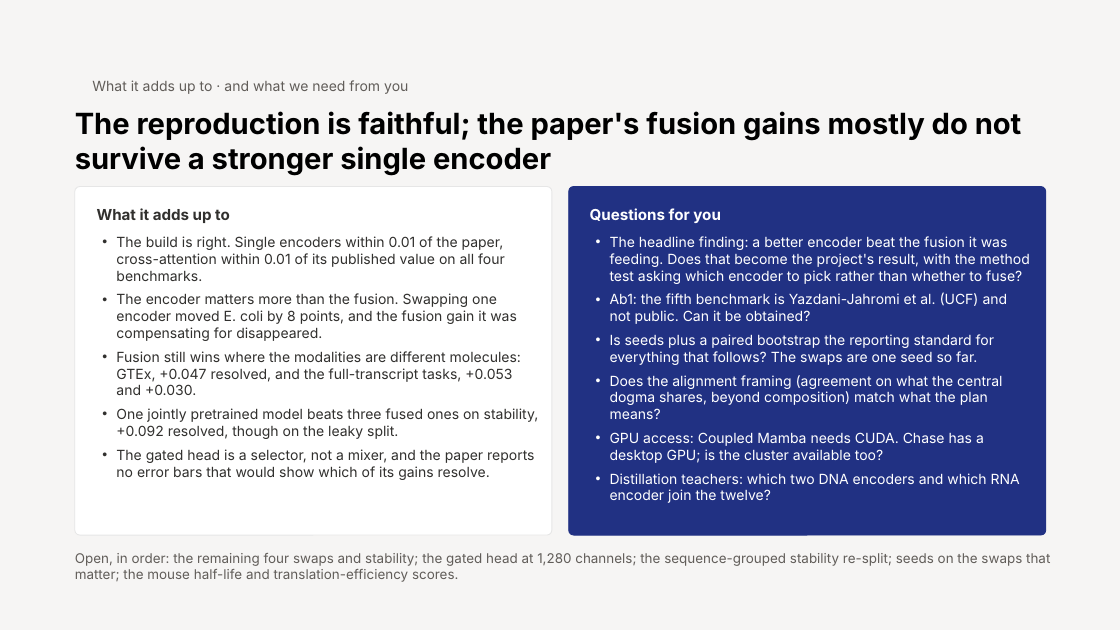
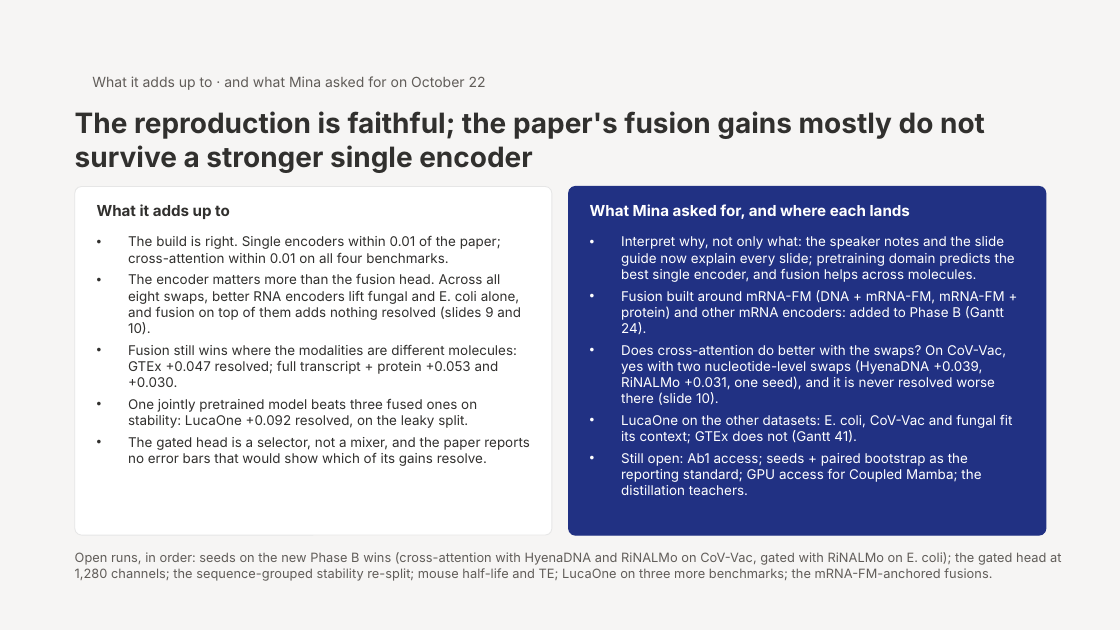
Before and after one commit to jtmckinley4/multimodal-bio-fusion, a slide deck: slide 14 of docs/notes/Slides/Mina_Progress_Slides_2026-10-22.pptx (slide 13 before the commit). Drawn at 1120x630 pixels with LibreOffice and Linux fonts; fonts in the diff are those of the drawing. Boxes give left, top, right and bottom in pixels: in the first picture for what was removed or moved away, otherwise in the second. Text is boxed around its words. In the diff, an @@ line names an element or a change of style, - is before the commit and + after.

```diff
--- a/docs/notes/Slides/Mina_Progress_Slides_2026-10-22.pptx
+++ b/docs/notes/Slides/Mina_Progress_Slides_2026-10-22.pptx
@@ text at box(92, 76, 486, 90): text changed @@
-What it adds up to · and what we need from you
+What it adds up to · and what Mina asked for on October 22
@@ text "The reproduction is faithful; the ..." at box(75, 111, 985, 173): size 25 to 24 pt, text colour #000000 to #31302E @@
@@ rounded rectangle at box(75, 187, 552, 535): proportions changed @@
@@ rounded rectangle at box(569, 187, 1046, 535): outline #213183 0.75 pt to #213183 1 pt; proportions changed @@
@@ vertical alignment middle to top in 3 elements at box(97, 204, 230, 219), box(92, 76, 486, 90), box(590, 204, 910, 219) @@
@@ text at box(590, 204, 910, 219): text changed @@
-Questions for you
+What Mina asked for, and where each lands
@@ text at box(128, 236, 521, 428): text changed; size 12 to 11.5 pt @@
-• The build is right. Single encoders within 0.01 of the paper, cross-attention within 0.01 of its published value on all four benchmarks.
-• The encoder matters more than the fusion. Swapping one encoder moved E. coli by 8 points, and the fusion gain it was compensating for disappeared.
-• Fusion still wins where the modalities are different molecules: GTEx, +0.047 resolved, and the full-transcript tasks, +0.053 and +0.030.
-• One jointly pretrained model beats three fused ones on stability, +0.092 resolved, though on the leaky split.
+• The build is right. Single encoders within 0.01 of the paper; cross-attention within 0.01 on all four benchmarks.
+• The encoder matters more than the fusion head. Across all eight swaps, better RNA encoders lift fungal and E. coli alone, and fusion on top of them adds nothing resolved (slides 9 and 10).
+• Fusion still wins where the modalities are different molecules: GTEx +0.047 resolved; full transcript + protein +0.053 and +0.030.
+• One jointly pretrained model beats three fused ones on stability: LucaOne +0.092 resolved, on the leaky split.
@@ text at box(621, 236, 1015, 495): text changed; size 12 to 11.5 pt @@
-• The headline finding: a better encoder beat the fusion it was feeding. Does that become the project's result, with the method test asking which encoder to pick rather than whether to fuse?
-• Ab1: the fifth benchmark is Yazdani-Jahromi et al. (UCF) and not public. Can it be obtained?
-• Is seeds plus a paired bootstrap the reporting standard for everything that follows? The swaps are one seed so far.
-• Does the alignment framing (agreement on what the central dogma shares, beyond composition) match what the plan means?
-• GPU access: Coupled Mamba needs CUDA. Chase has a desktop GPU; is the cluster available too?
-• Distillation teachers: which two DNA encoders and which RNA encoder join the twelve?
+• Interpret why, not only what: the speaker notes and the slide guide now explain every slide; pretraining domain predicts the best single encoder, and fusion helps across molecules.
+• Fusion built around mRNA-FM (DNA + mRNA-FM, mRNA-FM + protein) and other mRNA encoders: added to Phase B (Gantt 24).
+• Does cross-attention do better with the swaps? On CoV-Vac, yes with two nucleotide-level swaps (HyenaDNA +0.039, RiNALMo +0.031, one seed), and it is never resolved worse there (slide 10).
+• LucaOne on the other datasets: E. coli, CoV-Vac and fungal fit its context; GTEx does not (Gantt 41).
+• Still open: Ab1 access; seeds + paired bootstrap as the reporting standard; GPU access for Coupled Mamba; the distillation teachers.
@@ text at box(128, 437, 530, 466): size 12 to 11.5 pt in "The gated head is a selector, not ..."; indent changed; less space between paragraphs @@
@@ text at box(75, 552, 1061, 581): text changed; size 11.5 to 11 pt @@
-Open, in order: the remaining four swaps and stability; the gated head at 1,280 channels; the sequence-grouped stability re-split; seeds on the swaps that matter; the mouse half-life and translation-efficiency scores.
+Open runs, in order: seeds on the new Phase B wins (cross-attention with HyenaDNA and RiNALMo on CoV-Vac, gated with RiNALMo on E. coli); the gated head at 1,280 channels; the sequence-grouped stability re-split; mouse half-life and TE; LucaOne on three more benchmarks; the mRNA-FM-anchored fusions.
```
Also in this commit, not shown: 11 other slides changed, 2 slides added, 1 slide removed, 35 other files.
